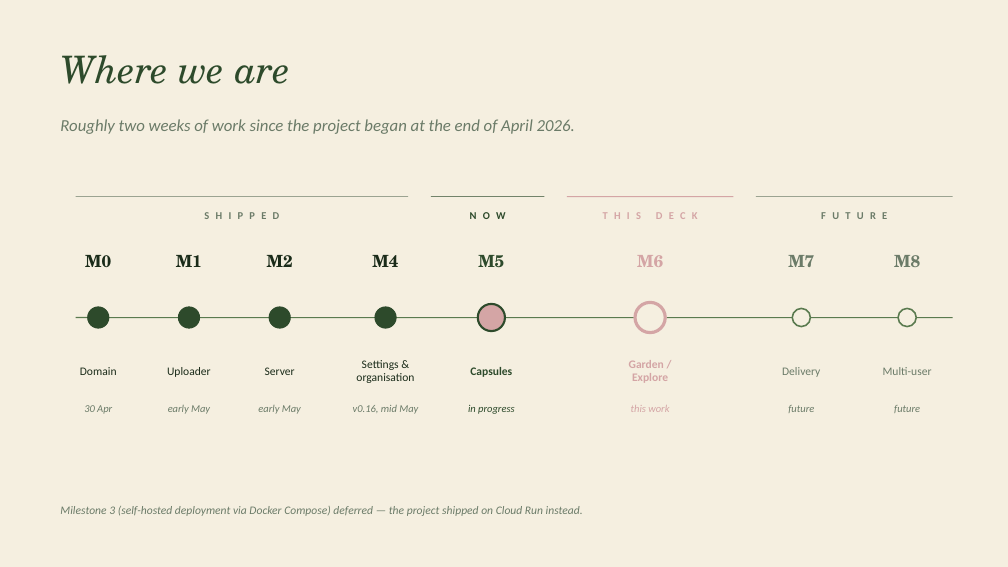
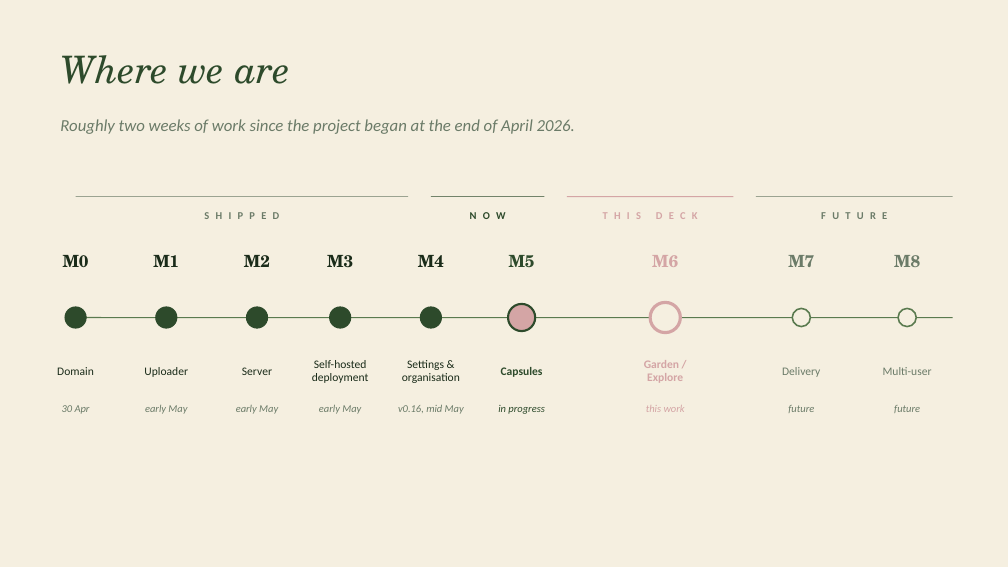
Before and after one commit to bacalv/Heirlooms, a slide deck: slide 2 of docs/presentations/Garden_Explore_Plan.pptx. Drawn at 1008x567 pixels with LibreOffice and Linux fonts; fonts in the diff are those of the drawing. Boxes give left, top, right and bottom in pixels: in the first picture for what was removed or moved away, otherwise in the second. Text is boxed around its words. In the diff, an @@ line names an element or a change of style, - is before the commit and + after.

Commit message:
Bret: Committed presentation and milestone 6 plans - v2

```diff
--- a/docs/presentations/Garden_Explore_Plan.pptx
+++ b/docs/presentations/Garden_Explore_Plan.pptx
@@ text added at (x1=327, y1=255, x2=353, y2=267), 16 pt, text #1A2B19, bold @@
+M3
@@ 6 texts, 1 ellipse moved together from (x1=85, y1=255, x2=301, y2=414) to (x1=63, y1=255, x2=278, y2=414) @@
@@ 3 texts, 2 ellipses moved together from (x1=80, y1=255, x2=293, y2=414) to (x1=57, y1=255, x2=270, y2=414) @@
@@ ellipse moved from (x1=375, y1=307, x2=396, y2=328) to (x1=330, y1=307, x2=351, y2=328) @@
@@ ellipse added at (x1=420, y1=307, x2=442, y2=328), fill #2D4A2B, outline #2D4A2B 1 pt @@
@@ 3 texts, 1 ellipse moved together from (x1=468, y1=255, x2=514, y2=414) to (x1=498, y1=255, x2=544, y2=414) @@
@@ 3 texts, 1 ellipse moved together from (x1=629, y1=255, x2=669, y2=412) to (x1=644, y1=255, x2=685, y2=412) @@
@@ text added at (x1=312, y1=360, x2=369, y2=383), 11 pt, text #1A2B19 @@
+Self-hosted
+deployment
@@ text added at (x1=319, y1=405, x2=361, y2=414), 10 pt, text #6B7B68, italic @@
+early May
@@ 3 texts moved together from (x1=353, y1=255, x2=418, y2=414) to (x1=398, y1=255, x2=464, y2=414) @@
@@ text removed at (x1=60, y1=506, x2=583, y2=516) @@
-Milestone 3 (self-hosted deployment via Docker Compose) deferred — the project shipped on Cloud Run instead.
```
